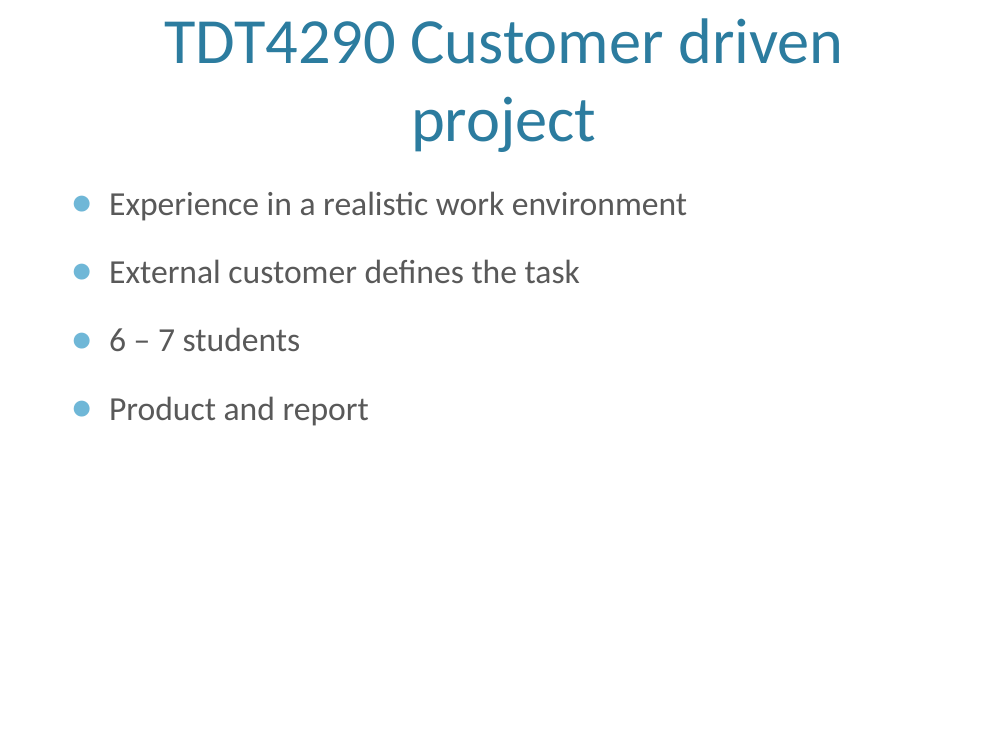
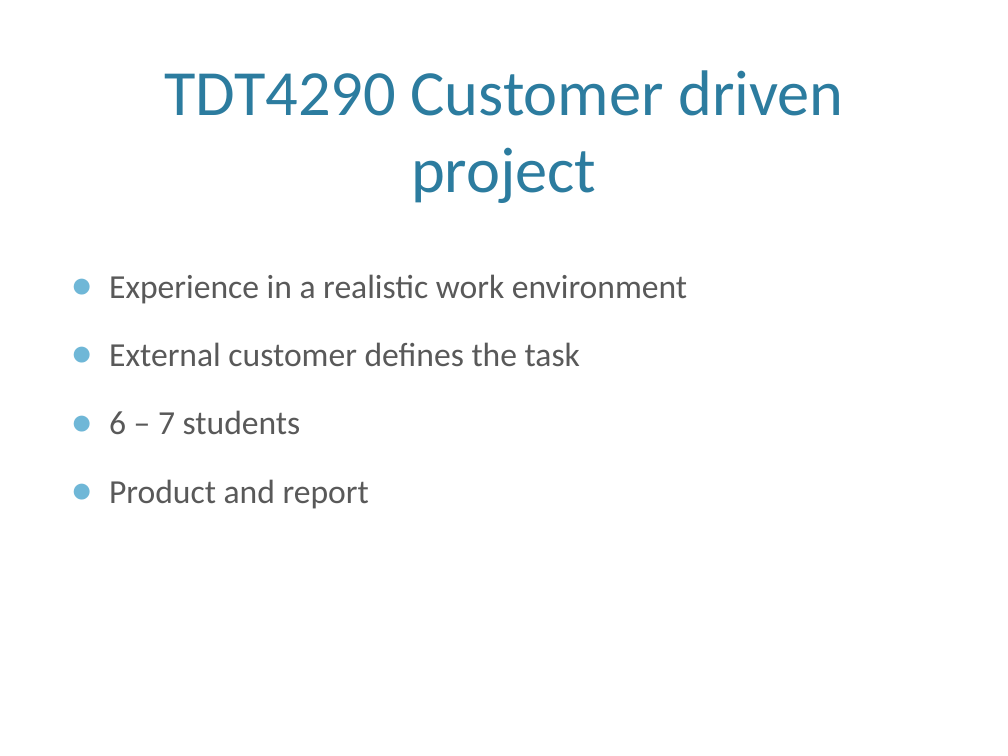
Before and after one commit to eventh/kpro9, a slide deck: slide 4 of presentation/TDT4290_Customer_Presentasjon.pptx. Drawn at 1008x756 pixels with LibreOffice and Linux fonts; fonts in the diff are those of the drawing; background and template pictures are left out. Boxes give left, top, right and bottom in pixels: in the first picture for what was removed or moved away, otherwise in the second. Text is boxed around its words. In the diff, an @@ line names an element or a change of style, - is before the commit and + after.

Commit message:
Presentation

```diff
--- a/presentation/TDT4290_Customer_Presentasjon.pptx
+++ b/presentation/TDT4290_Customer_Presentasjon.pptx
@@ title "TDT4290 Customer driven project": place and size @@
-title "TDT4290 Customer driven project" at (164, 18, 843, 152)
+title "TDT4290 Customer driven project" at (164, 70, 843, 203)
@@ text "Experience in a realistic work ...": place and size @@
-text "Experience in a realistic work ..." at (109, 191, 687, 426)
+text "Experience in a realistic work ..." at (109, 274, 687, 509)
```
